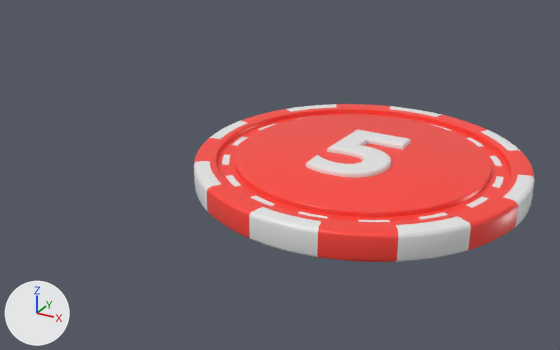
The glTF model chips/5.glb: old version first, new version second.
Before and after are seen from a 50 mm lens placed at (0.1081, -0.1501, 0.0759), pointed at (0.023, 0.0046, -0.0015). Arrows for +X, +Y and +Z are at lower left; the lights stay in place. The older version comes first.
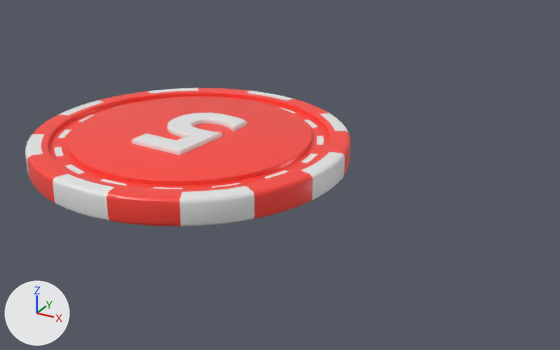
Edits to the bpy script that builds the scene:
```text
Change ob_object_9:
    ob_object_9.parent: ob_5_1 -> ob_5
Change ob_object_10:
    ob_object_10.parent: ob_5_1 -> ob_5
Change ob_object_11:
    ob_object_11.parent: ob_5_1 -> ob_5
Add ob_5:
    ob_5 = bpy.data.objects.new('5', None)
    ob_5.parent = ob_scene
    ob_5.location = (0.0, 0.0, 0.00371)
    ob_5.rotation_euler = (0.014, -0.000301, 3.101)  # degrees (0.8, 0, 178)
    ob_5.scale = (0.334, 0.334, 0.334)
Add ob_scene:
    ob_scene = bpy.data.objects.new('Scene', None)
    ob_scene.location = (0.0, 0.0, 0.0)
```

What differs and where, as boxes (x1, y1, x2, y2) in the pictures (560 x 350 px):
'Object_9', moved: before (194, 104, 535, 262); after (27, 88, 351, 227)
'Object_10', moved: before (194, 104, 535, 262); after (25, 88, 349, 227)
'Object_11', moved: before (306, 129, 411, 178); after (131, 113, 247, 155)
